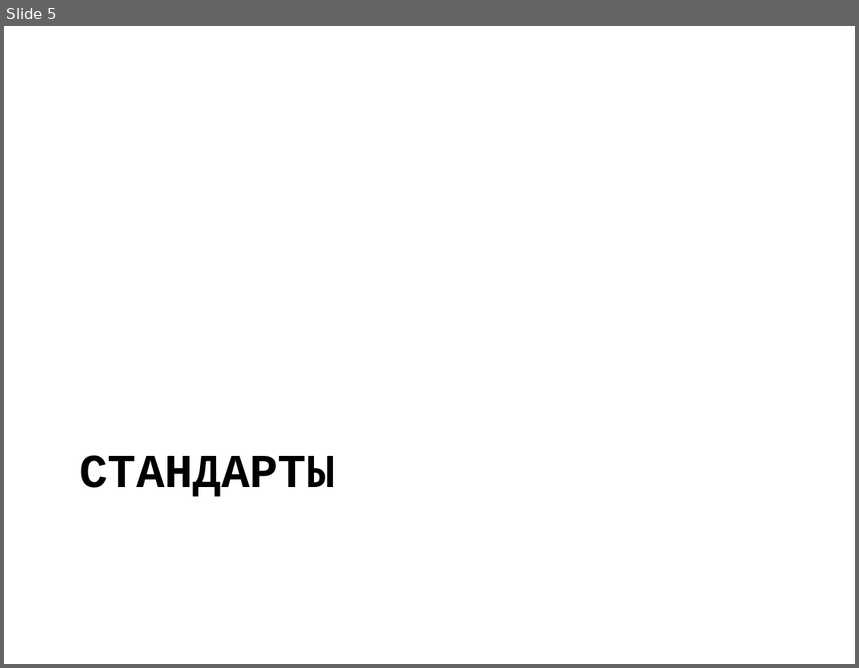
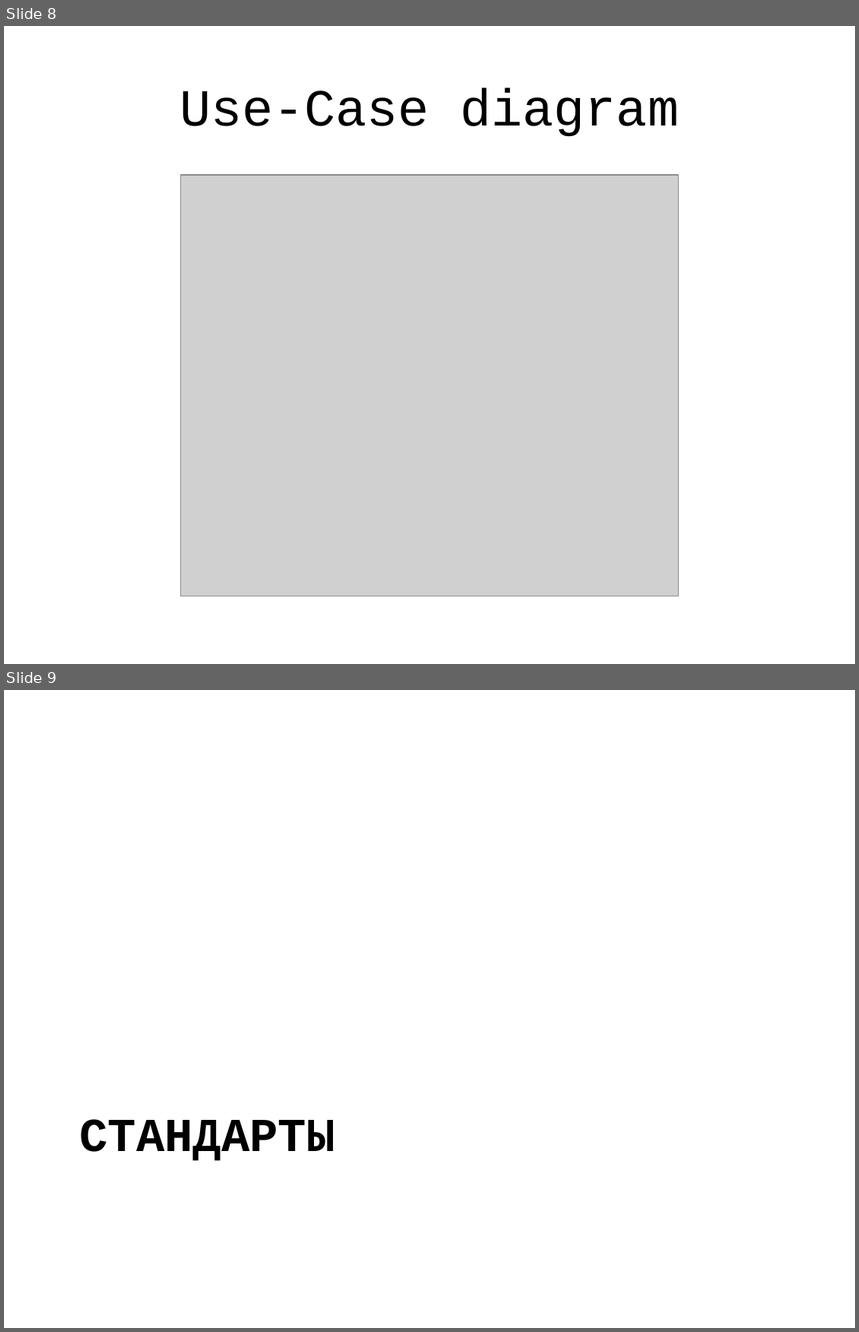
Before and after one commit to jpedraza/Health, a slide deck: Presentation/main.pptx. Shown one above the other, each under a label of ours: slide 5 before the commit, slides 8 and 9 after it. The pictures are 859x668 and 859x1332 pixels, drawn with LibreOffice and Linux fonts; fonts in the diff are those of the drawing; grey boxes stand for pictures. Boxes give left, top, right and bottom in pixels: in the first picture for what was removed or moved away, otherwise in the second. Text is boxed around its words. In the diff, an @@ line names an element or a change of style, - is before the commit and + after.

Commit message:
Добавлена use-case диаграмма и to-be.

```diff
--- a/Presentation/main.pptx
+++ b/Presentation/main.pptx
@@ slide 8 added at (x1=4, y1=26, x2=855, y2=664), background #FFFFFF @@
@@ title added at (x1=180, y1=88, x2=679, y2=136), 44 pt, text #000000 @@
+Use-Case diagram
@@ picture added at (x1=181, y1=175, x2=678, y2=596) @@
@@ what was slide 5 is now slide 9 @@
```
Also in this commit, not shown: 6 other slides added, 3 slides removed, 3 other files.
